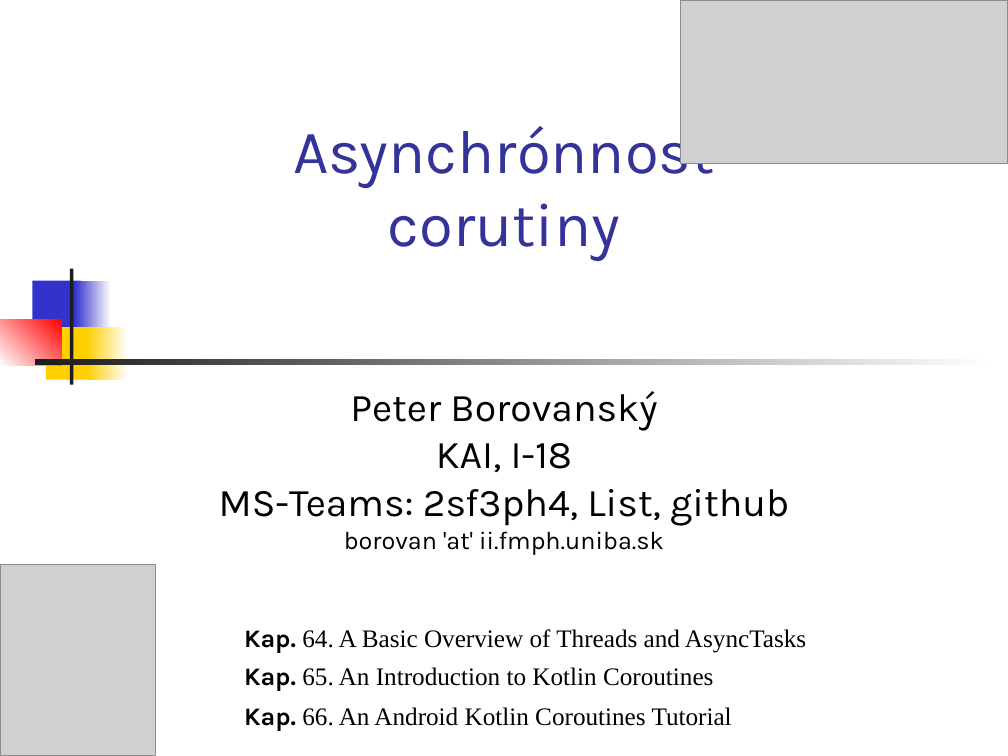
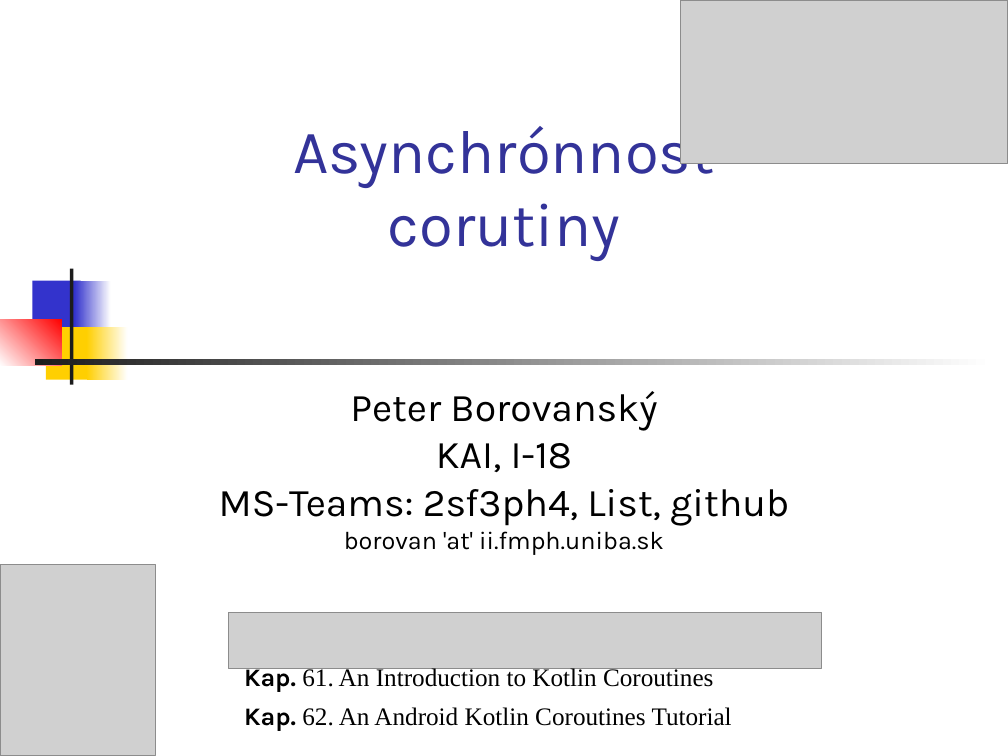
Before and after one commit to vmandro/Prednasky, a slide deck: slide 1 of 10/10_Android.ppt. Drawn at 1008x756 pixels with LibreOffice and Linux fonts; fonts in the diff are those of the drawing; grey boxes stand for pictures. Boxes give left, top, right and bottom in pixels: in the first picture for what was removed or moved away, otherwise in the second. Text is boxed around its words. In the diff, an @@ line names an element or a change of style, - is before the commit and + after.

```diff
--- a/10/10_Android.ppt
+++ b/10/10_Android.ppt
@@ picture added at [229, 612, 822, 668] @@
@@ text removed at [244, 629, 806, 653] @@
-Kap. 64. A Basic Overview of Threads and AsyncTasks
@@ text at [244, 666, 713, 692]: text changed @@
-Kap. 65. An Introduction to Kotlin Coroutines
+Kap. 61. An Introduction to Kotlin Coroutines
@@ text at [244, 707, 732, 731]: text changed @@
-Kap. 66. An Android Kotlin Coroutines Tutorial
+Kap. 62. An Android Kotlin Coroutines Tutorial
```
Also in this commit, not shown: 10 other slides changed, 1 other file.
